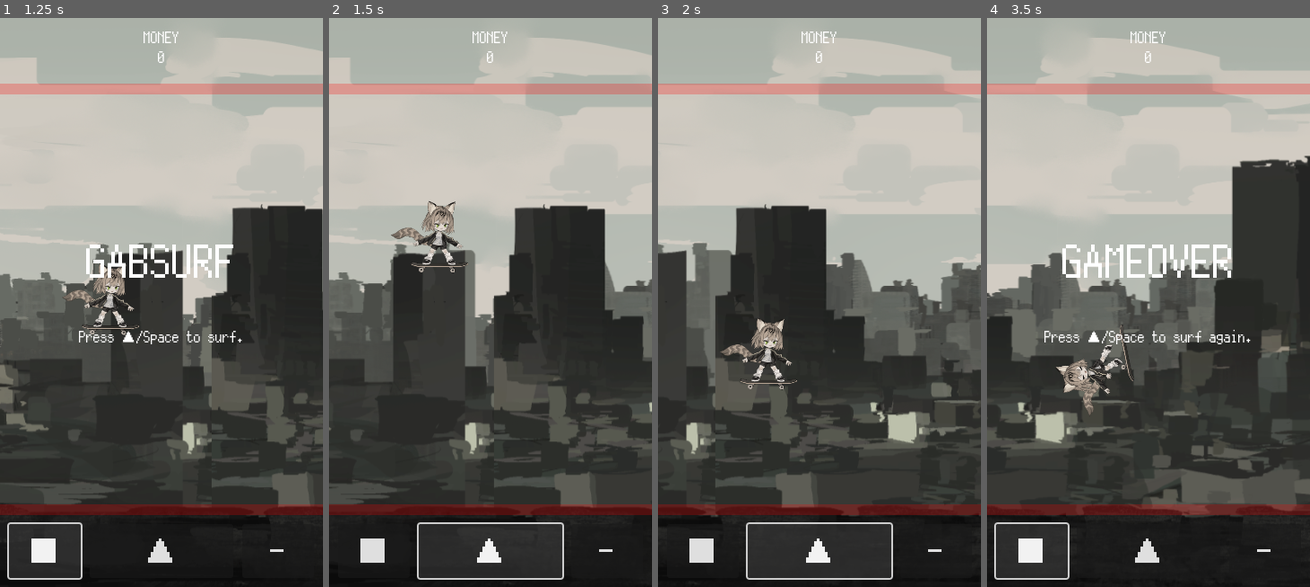
Above: before the commit, frames 1-4 (left to right).
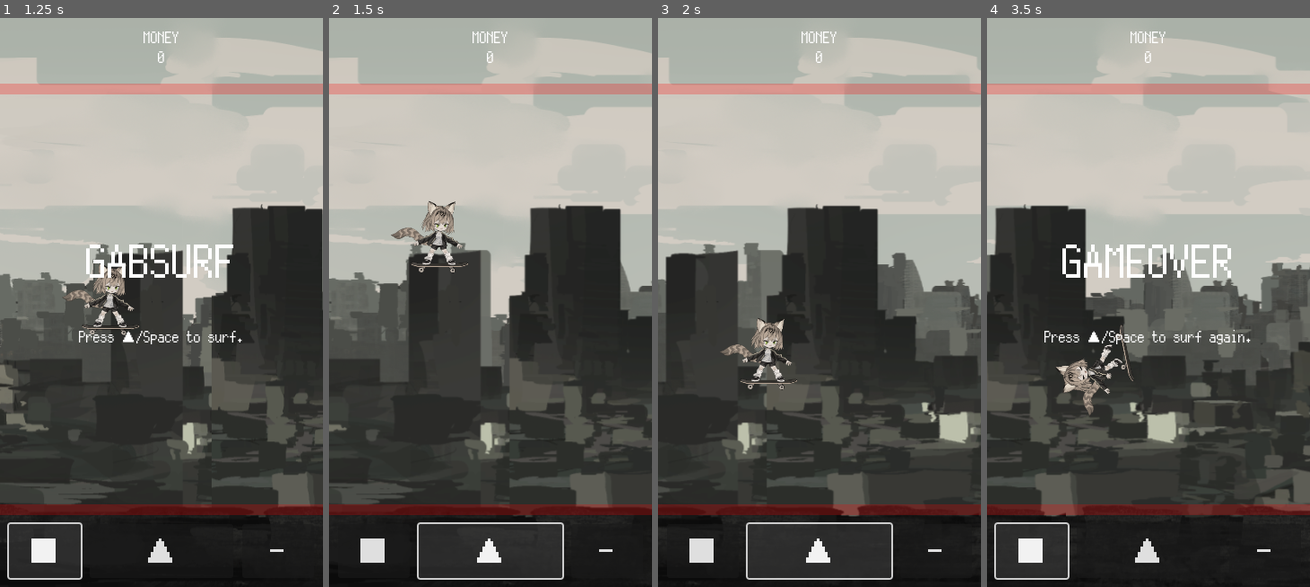
Above: after the commit, the same moments.

Repository: kamikoloss/gabsurf
Game: Godot game, scene res://scenes/main.tscn
Same seed, same stepped clock (60 frames per second), same inputs: the game is played once before the commit and once after it.
Inputs:
- Up to frame 1 (1.25 s): click "■" at 0.5 s
- Up to frame 2 (1.5 s): click "▲" at 1.25 s
- Up to frame 3 (2 s): no input
- Up to frame 4 (3.5 s): click "-" at 2 s; click "■" at 2.75 s

Frame 1 is identical in both runs. In frame 2, 10% of the frame differs, in the area x 0-100%, y 3-86%; in frame 3, 21%; in frame 4, 30%, in the area x 0-100%, y 3-88%.

Commit message:
リファクタ: UI 処理を切り出した

Diff:
--- a/scenes/game.gd
+++ b/scenes/game.gd
@@ -9,15 +9,10 @@
 # Nodes
 @onready var _hero = $Hero
 @onready var _walls = $Walls
-@onready var _labels = $"../UI/CanvasLayer/Layout/Body/Labels"
-@onready var _label_title = $"../UI/CanvasLayer/Layout/Body/Labels/Title"
-@onready var _label_desc = $"../UI/CanvasLayer/Layout/Body/Labels/Description"
-@onready var _label_money = $"../UI/CanvasLayer/Layout/Header/VBoxContainer2/Money"
 
 # Constants
 const GATE_HEIGHT_MIN = -80 # (px)
 const GATE_HEIGHT_MAX = 80 # (px)
-
 
 # Variables
 var _gate_spawn_cooltime = 2 # 何秒ごとに壁が出現するか
@@ -30,7 +25,7 @@
 	Global.hero_dead.connect(_on_hero_dead)
 	Global.hero_got_money.connect(_on_hero_got_money)
 
-	# ゲーム初期化
+	# 初期化
 	_init_game()
 
 
@@ -58,6 +53,20 @@
 					_on_pause_button_down()
 
 
+# ジャンプボタンが押されたとき
+func _on_jump_button_down():
+	_resume_game()
+	Global.hero_jumped.emit()
+
+	if (Global.is_hero_dead):
+		get_tree().reload_current_scene()
+
+
+# ポーズボタンが押されたとき
+func _on_pause_button_down():
+	_pause_game()
+
+
 # ゲームを初期化 + 一時停止する
 # _resume_game() で開始する
 func _init_game():
@@ -66,10 +75,10 @@
 	set_process(false)
 	set_physics_process(false)
 	Global.init()
-	# UI
-	_labels.visible = true
-	_resfresh_ui()
+	Global.game_initialized.emit()
+
 	# ゲート生成開始
+	# Global.init() のあとに呼ぶこと
 	_loop_spawn_gate()
 
 
@@ -77,10 +86,8 @@
 func _end_game():
 	print("Game is end!")
 	Global.is_game_active = false
-	# UI
-	_labels.visible = true
-	_label_title.text = "GAMEOVER"
-	_label_desc.text = "Press ▲/Space to surf again."
+	Global.game_ended.emit()
+
 
 # ゲームを一時停止する
 func _pause_game():
@@ -91,13 +98,11 @@
 	set_process(false)
 	set_physics_process(false)
 	Global.is_game_active = false
-	# UI
-	_labels.visible = true
-	_label_title.text = "PAUSED"
-	_label_desc.text = "Press ▲/Space to resume."
+	Global.game_paused.emit()
 
 
 # ゲームを再開する
+# ゲーム開始時と一時停止のあとに呼ばれる
 func _resume_game():
 	if (Global.is_game_active):
 		return
@@ -107,30 +112,16 @@
 	set_process(true)
 	set_physics_process(true)
 	Global.is_game_active = true
-	# UI
-	_labels.visible = false
-
-
-# ポーズボタンが押されたとき
-func _on_pause_button_down():
-	_pause_game()
-
-
-# ジャンプボタンが押されたとき
-func _on_jump_button_down():
-	_resume_game()
-	Global.hero_jumped.emit()
-
-	if (Global.is_hero_dead):
-		get_tree().reload_current_scene()
+	Global.game_resumed.emit()
 
 
 # Hero がダメージを受けたとき
 func _on_hero_damged():
 	print("Hero is damged!")
-	Global.life_count -= 1
-	# 残りライフが0になった場合: 死ぬ
-	if (Global.life_count == 0):
+	Global.life -= 1
+
+	# Hero の残機が 0 になった場合: 死ぬ
+	if (Global.life == 0):
 		Global.hero_dead.emit()
 
 
@@ -143,13 +134,8 @@
 
 # Hero が Money を取ったとき
 func _on_hero_got_money():
+	print("Hero Got money!")
 	Global.money += 1
-	_resfresh_ui()
-	print("Get money! ({0})".format([Global.money]))
-
-
-func _resfresh_ui():
-	_label_money.text = "MONEY\n{0}".format([Global.money])
 
 
 # ゲートを生成する
@@ -164,14 +150,17 @@
 
 
 # ゲートを生成しつづける
+# TODO: pause 対応 (await じゃなくてループ内でやる？)
 func _loop_spawn_gate():
-	# Hero が死んだらループを中止する
+	# Hero が死んでいる場合: ループを中止する
 	if (Global.is_hero_dead):
 		print("Stop spawn gate loop.")
 		return
 
+	# ゲームが進行中の場合: ゲートを生成する
 	if (Global.is_game_active):
 		_spawn_gate()
 
+	# 一定時間待ったあと次のループに移行する
 	await get_tree().create_timer(_gate_spawn_cooltime).timeout
-	_loop_spawn_gate() # 次のループへ
+	_loop_spawn_gate()
--- a/scenes/global.gd
+++ b/scenes/global.gd
@@ -2,26 +2,59 @@
 
 
 # Signals
+# 基本的に game の中で emit する
+# 衝突系のみ hero の中で emit する
+signal game_initialized # ゲームが初期化 + 一時停止されたとき
+signal game_ended # ゲームが終了したとき
+signal game_paused # ゲームが一時停止したとき
+signal game_resumed # ゲームが再開されたとき
 signal hero_jumped # Hero がジャンプしたとき
-signal hero_damged # Hero がダメージを受けたとき
+signal hero_got_money # Hero が Money を取ったとき (hero マター)
+signal hero_damged # Hero がダメージを受けたとき (hero マター)
 signal hero_dead # Hero が死んだとき
-signal hero_got_money # Coin を取ったとき
+
+signal level_changed
+signal money_changed
+signal extra_changed
+signal life_changed
+
 
 # Variables
 var is_game_active = false # ゲームが進行中かどうか
 var is_hero_dead = false # Hero が死んでいるかどうか
-var level = 0
-var money = 0
-var extra = 1
-var life_count = 1 # Hero の残機
+
+var level = 0:
+	get:
+		return level
+	set(value):
+		level_changed.emit(value)
+		level = value
+var money = 0:
+	get:
+		return money
+	set(value):
+		money_changed.emit(value)
+		money = value
+var extra = 1:
+	get:
+		return extra
+	set(value):
+		extra_changed.emit(value)
+		extra = value
+var life = 1: # Hero の残機
+	get:
+		return life
+	set(value):
+		life_changed.emit(value)
+		life = value
 
 
-# 初期化
-# シーン再読み込み後に必ず呼ぶこと
+# グローバル変数の初期化を行う
+# シーン読み込み後に必ず呼ぶこと
 func init():
 	is_game_active = false
 	is_hero_dead = false
 	level = 0
 	money = 0
 	extra = 1
-	life_count = 1
+	life = 1
--- a/scenes/hero.gd
+++ b/scenes/hero.gd
@@ -25,13 +25,16 @@
 	if (velocity.y < FALL_VELOCITY_MAX):
 		velocity.y += FALL_VELOCITY * delta
 
+	# ゲームが進行中の場合: 横に動き続ける + 落下する
 	if (Global.is_game_active):
 		velocity.x = MOVE_VELOCITY
 		move_and_slide()
 
+	# Hero が死んでいる場合: 回転する + 落下する
+	# 吹き飛ぶ処理は一度きりの設定なので _dead() 内でやる
 	if (Global.is_hero_dead):
+		_hero_sprite.rotation += DEAD_ROTATION_SPEED * delta
 		move_and_slide()
-		_hero_sprite.rotation += DEAD_ROTATION_SPEED * delta
 
 
 func _jump():
@@ -55,7 +58,7 @@
 	if (area.is_in_group("Wall")):
 		Global.hero_damged.emit()
 
-	# お金にぶつかったとき: 取得する
+	# Money にぶつかったとき: Money を取得する
 	if (area.is_in_group("Money")):
 		Global.hero_got_money.emit()
 		area.queue_free()
--- a/scenes/main.tscn
+++ b/scenes/main.tscn
@@ -1,6 +1,7 @@
-[gd_scene load_steps=17 format=3 uid="uid://d5mnddj5uoeu"]
+[gd_scene load_steps=18 format=3 uid="uid://d5mnddj5uoeu"]
 
 [ext_resource type="Script" path="res://scenes/game.gd" id="1_sqtl6"]
+[ext_resource type="Script" path="res://scenes/ui.gd" id="1_twex4"]
 [ext_resource type="FontFile" uid="uid://rpqrb0labivf" path="res://fonts/PixelMplus12-Regular.ttf" id="1_vc8gg"]
 [ext_resource type="Texture2D" uid="uid://bopq1k1v0v1p7" path="res://images/square.png" id="3_fq3iy"]
 [ext_resource type="Script" path="res://scenes/hero.gd" id="3_ksiqv"]
@@ -58,6 +59,7 @@
 anchors_preset = 0
 offset_right = 40.0
 offset_bottom = 40.0
+script = ExtResource("1_twex4")
 
 [node name="CanvasLayer" type="CanvasLayer" parent="UI"]
 
@@ -222,7 +224,8 @@
 script = ExtResource("1_sqtl6")
 
 [node name="Hero" type="CharacterBody2D" parent="Game"]
-z_index = 20
+z_index = 30
+z_as_relative = false
 position = Vector2(120, 320)
 scale = Vector2(0.4, 0.4)
 script = ExtResource("3_ksiqv")
@@ -253,6 +256,7 @@
 shape = SubResource("CircleShape2D_oj05t")
 
 [node name="Walls" type="Node2D" parent="Game"]
+z_index = 20
 
 [node name="WallTop" type="Area2D" parent="Game/Walls" groups=["Wall"]]
 z_index = 10
@@ -289,7 +293,7 @@
 [node name="ParallaxBackground" type="ParallaxBackground" parent="Game"]
 
 [node name="ParallaxLayer4" type="ParallaxLayer" parent="Game/ParallaxBackground"]
-motion_scale = Vector2(0.4, 0.4)
+motion_scale = Vector2(0.2, 0.2)
 motion_mirroring = Vector2(1540, 0)
 
 [node name="Bg1" type="Sprite2D" parent="Game/ParallaxBackground/ParallaxLayer4"]
@@ -297,7 +301,7 @@
 centered = false
 
 [node name="ParallaxLayer3" type="ParallaxLayer" parent="Game/ParallaxBackground"]
-motion_scale = Vector2(0.8, 0.8)
+motion_scale = Vector2(0.4, 0.4)
 motion_mirroring = Vector2(1540, 0)
 
 [node name="Bg1" type="Sprite2D" parent="Game/ParallaxBackground/ParallaxLayer3"]
@@ -305,7 +309,7 @@
 centered = false
 
 [node name="ParallaxLayer2" type="ParallaxLayer" parent="Game/ParallaxBackground"]
-motion_scale = Vector2(1.2, 1.2)
+motion_scale = Vector2(0.8, 0.8)
 motion_mirroring = Vector2(1540, 0)
 
 [node name="Bg1" type="Sprite2D" parent="Game/ParallaxBackground/ParallaxLayer2"]
@@ -313,6 +317,7 @@
 centered = false
 
 [node name="ParallaxLayer" type="ParallaxLayer" parent="Game/ParallaxBackground"]
+z_index = 15
 motion_scale = Vector2(1.6, 1.6)
 motion_mirroring = Vector2(1540, 0)
 
--- /dev/null
+++ b/scenes/ui.gd
@@ -0,0 +1,40 @@
+extends Control
+
+
+@onready var _labels = $CanvasLayer/Layout/Body/Labels
+@onready var _label_title = $CanvasLayer/Layout/Body/Labels/Title
+@onready var _label_desc = $CanvasLayer/Layout/Body/Labels/Description
+@onready var _label_money = $CanvasLayer/Layout/Header/VBoxContainer2/Money
+
+
+func _ready():
+	# Signal 接続
+	Global.game_initialized.connect(_on_game_initialized)
+	Global.game_ended.connect(_on_game_ended)
+	Global.game_paused.connect(_on_game_paused)
+	Global.game_resumed.connect(_on_game_resumed)
+	Global.money_changed.connect(_on_money_changed)
+
+
+func _on_game_initialized():
+	_labels.visible = true
+
+
+func _on_game_ended():
+	_labels.visible = true
+	_label_title.text = "GAMEOVER"
+	_label_desc.text = "Press ▲/Space to surf again."
+
+
+func _on_game_paused():
+	_labels.visible = true
+	_label_title.text = "PAUSED"
+	_label_desc.text = "Press ▲/Space to resume."
+
+
+func _on_game_resumed():
+	_labels.visible = false
+
+
+func _on_money_changed(value):
+	_label_money.text = "MONEY\n{0}".format([value])
Not shown, changed: export_presets.cfg
